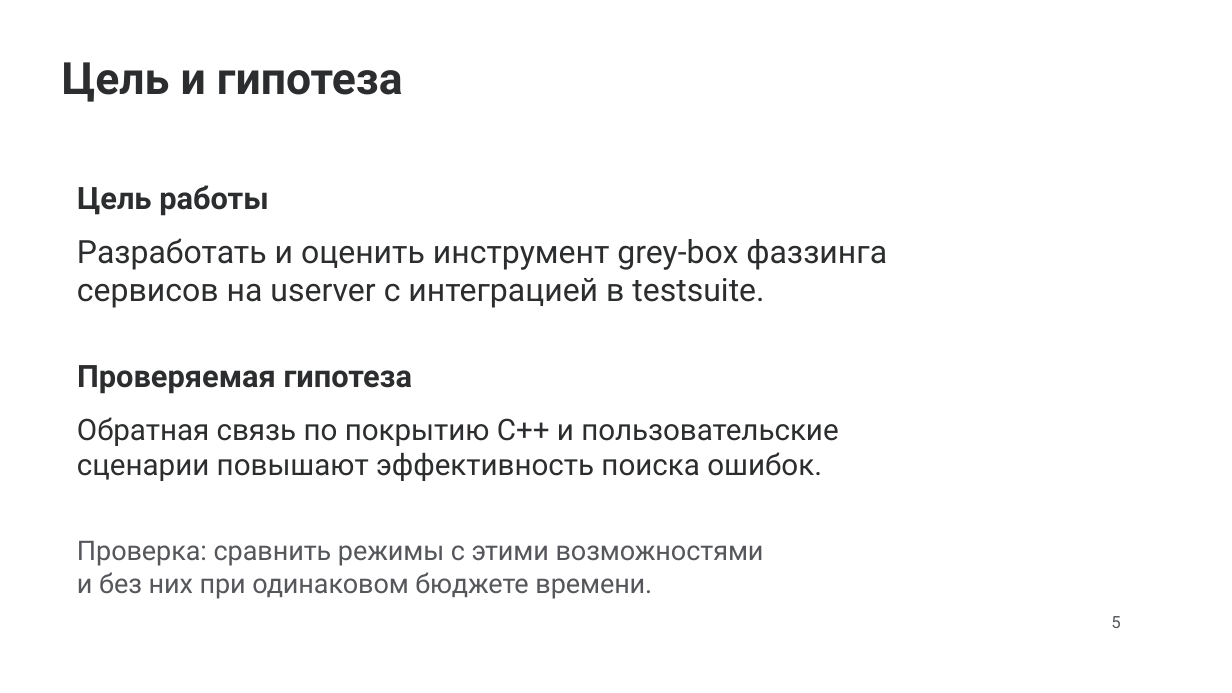
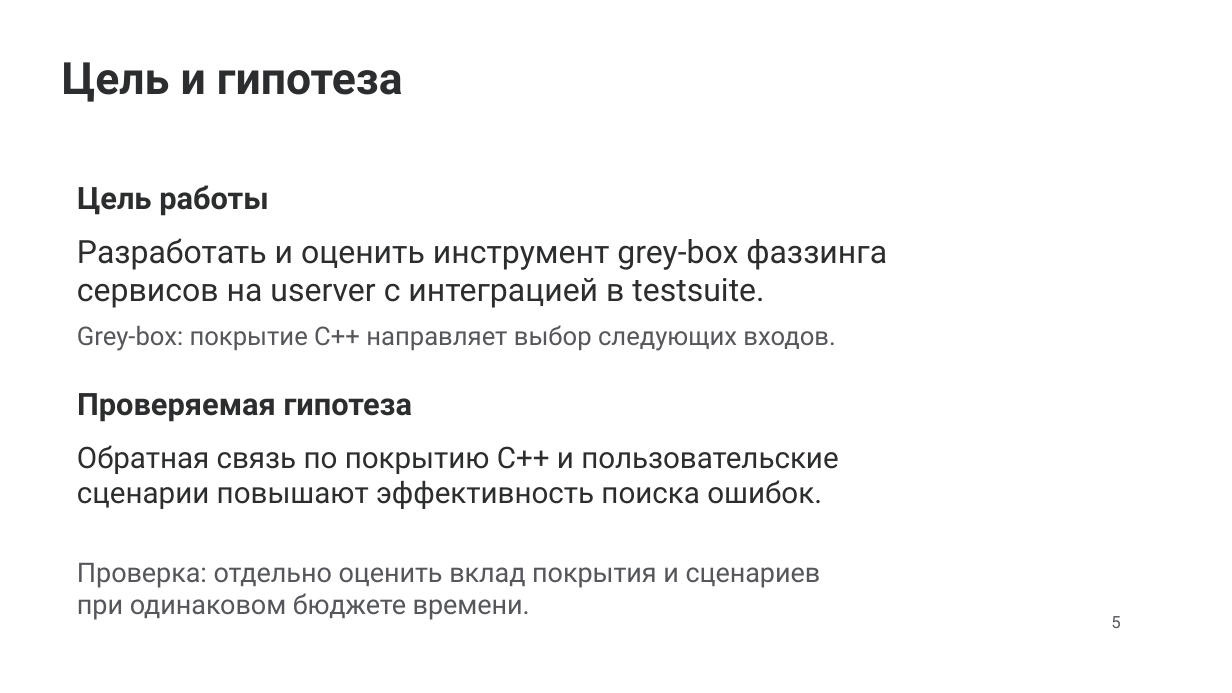
Before and after one commit to Malevrovich/userver-fuzzing, a slide deck: slide 5 of docs/presentation/project.pptx. Drawn at 1232x693 pixels with LibreOffice and Linux fonts; fonts in the diff are those of the drawing; background and template pictures are left out. Boxes give left, top, right and bottom in pixels: in the first picture for what was removed or moved away, otherwise in the second. Text is boxed around its words. In the diff, an @@ line names an element or a change of style, - is before the commit and + after.

```diff
--- a/docs/presentation/project.pptx
+++ b/docs/presentation/project.pptx
@@ text added at bbox=[77, 325, 835, 351], 15 pt, text #55575B @@
+Grey-box: покрытие C++ направляет выбор следующих входов.
@@ text "Проверяемая гипотеза": place and size @@
-text "Проверяемая гипотеза" at bbox=[77, 365, 412, 394]
+text "Проверяемая гипотеза" at bbox=[77, 393, 412, 422]
@@ text "Обратная связь по покрытию C++ ...": place and size @@
-text "Обратная связь по покрытию C++ ..." at bbox=[77, 417, 838, 481]
+text "Обратная связь по покрытию C++ ..." at bbox=[77, 445, 838, 509]
@@ text at bbox=[77, 563, 821, 620]: text changed @@
-Проверка: сравнить режимы с этими возможностями
-и без них при одинаковом бюджете времени.
+Проверка: отдельно оценить вклад покрытия и сценариев
+при одинаковом бюджете времени.
```
Also in this commit, not shown: 7 other slides changed, 1 other file.
